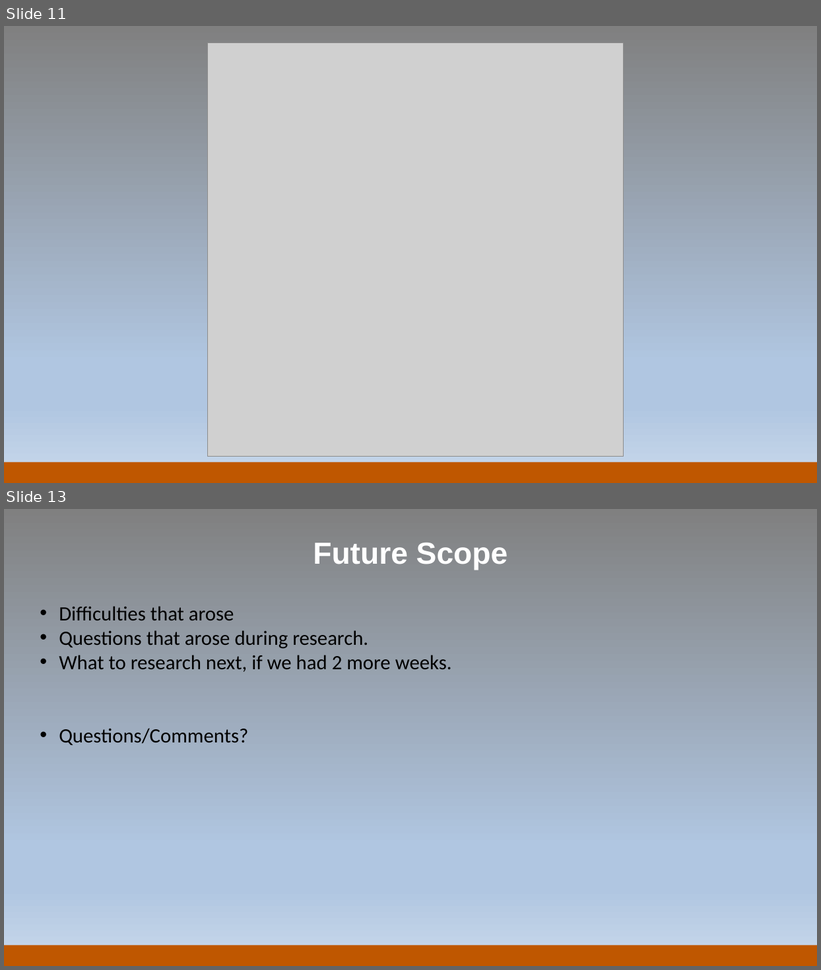
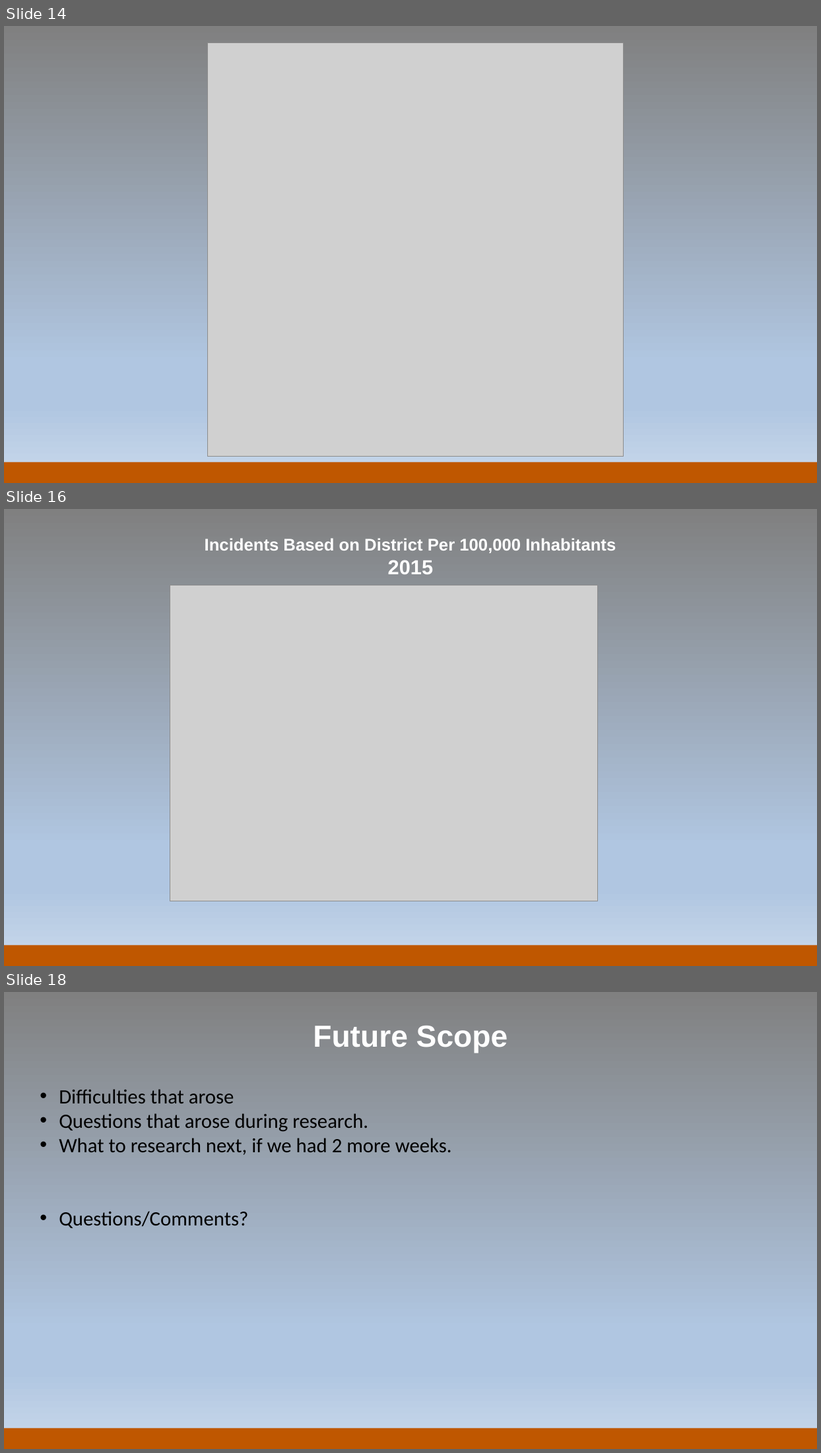
Before and after one commit to shruthieg/Austin-Crime-Data-Analytics, a slide deck: Criminal Incidents in Austin, TX.pptx. Shown one above the other, each under a label of ours: slides 11 and 13 before the commit, slides 14, 16 and 18 after it; the slides between them are not shown. The pictures are 821x970 and 821x1453 pixels, drawn with LibreOffice and Linux fonts; fonts in the diff are those of the drawing; grey boxes stand for pictures; background and template pictures are left out. Boxes give left, top, right and bottom in pixels: in the first picture for what was removed or moved away, otherwise in the second. Text is boxed around its words. In the diff, an @@ line names an element or a change of style, - is before the commit and + after.

Commit message:
new charts with per inhabitant info

```diff
--- a/Criminal Incidents in Austin, TX.pptx
+++ b/Criminal Incidents in Austin, TX.pptx
@@ slide 16 added at [4,509,817,966], background gradient #808080 to #B0C6E1 to #CAD9EB; not listed: 1 template element that a slide beside it also shows @@
@@ title added at [205,538,616,574], 20 pt, text #FFFFFF, bold @@
+Incidents Based on District Per 100,000 Inhabitants
+2015
@@ picture added at [170,586,597,901] @@
@@ what was slide 11 is now slide 14 @@
@@ what was slide 13 is now slide 18 @@
```
Also in this commit, not shown: 2 slides changed, 4 other slides added.
